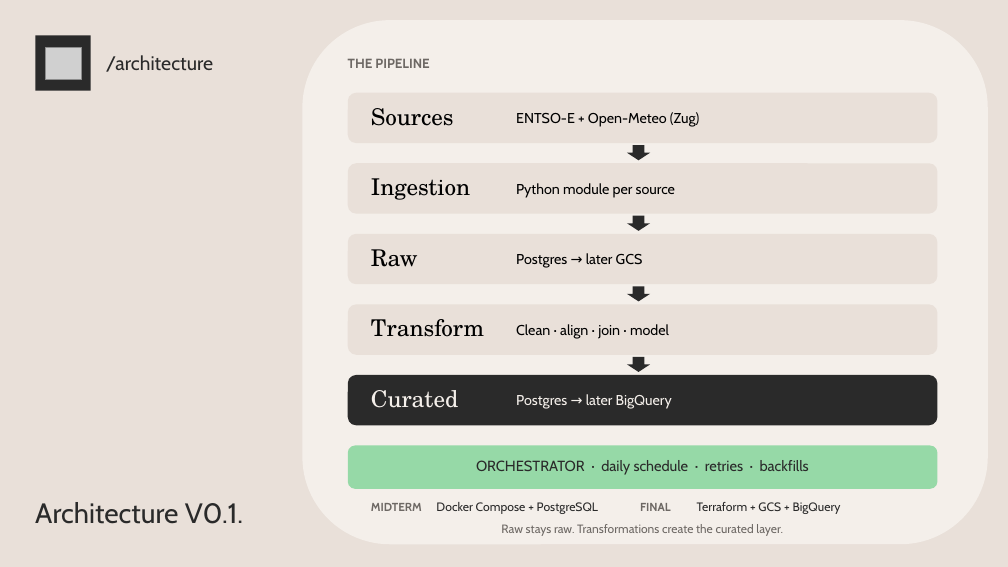
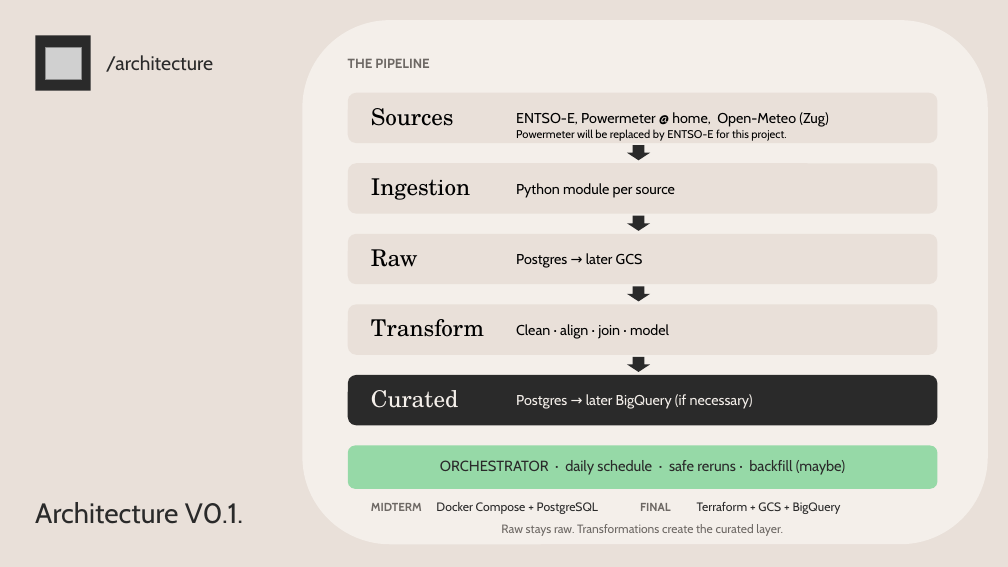
Before and after one commit to 0xff4b/saftimize, a slide deck: slide 7 of docs/saftimize-pitch.pptx. Drawn at 1008x567 pixels with LibreOffice and Linux fonts; fonts in the diff are those of the drawing; grey boxes stand for pictures. Boxes give left, top, right and bottom in pixels: in the first picture for what was removed or moved away, otherwise in the second. Text is boxed around its words. In the diff, an @@ line names an element or a change of style, - is before the commit and + after.

```diff
--- a/docs/saftimize-pitch.pptx
+++ b/docs/saftimize-pitch.pptx
@@ text at (x1=516, y1=112, x2=828, y2=127): text changed @@
-ENTSO-E + Open-Meteo (Zug)
+ENTSO-E, Powermeter @ home, Open-Meteo (Zug)
@@ text added at (x1=516, y1=129, x2=786, y2=141), 8 pt, text #000000 @@
+Powermeter will be replaced by ENTSO-E for this project.
@@ text at (x1=516, y1=394, x2=753, y2=409): text changed @@
-Postgres → later BigQuery
+Postgres → later BigQuery (if necessary)
@@ text at (x1=440, y1=460, x2=845, y2=475): text changed @@
-ORCHESTRATOR · daily schedule · retries · backfills
+ORCHESTRATOR · daily schedule · safe reruns · backfill (maybe)
```
Also in this commit, not shown: 1 other slide changed, 2 slides added, 2 other files.
